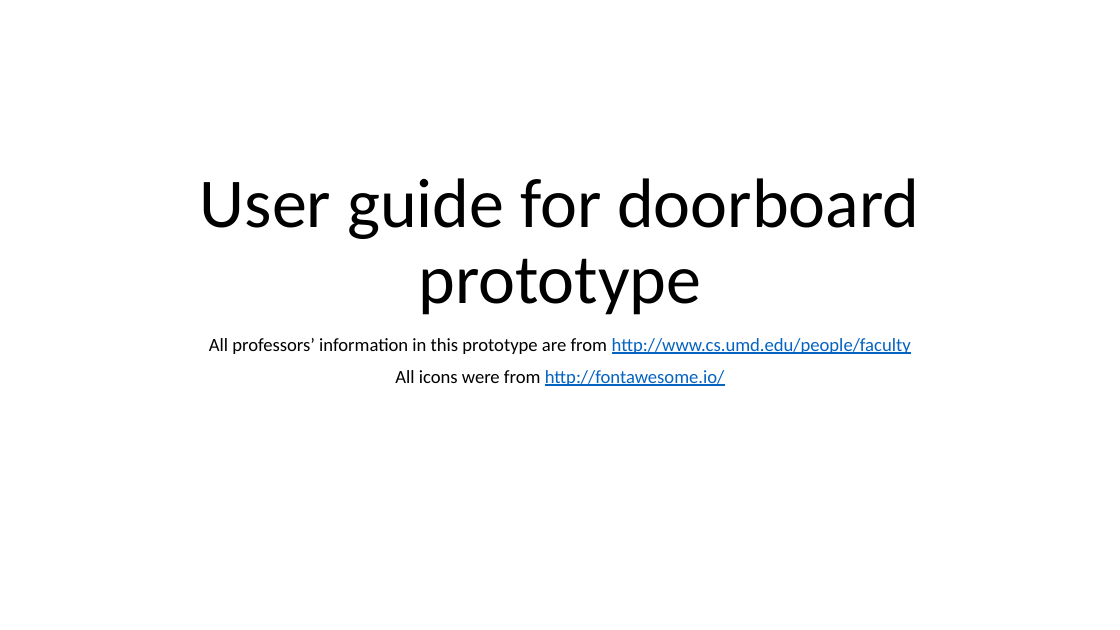
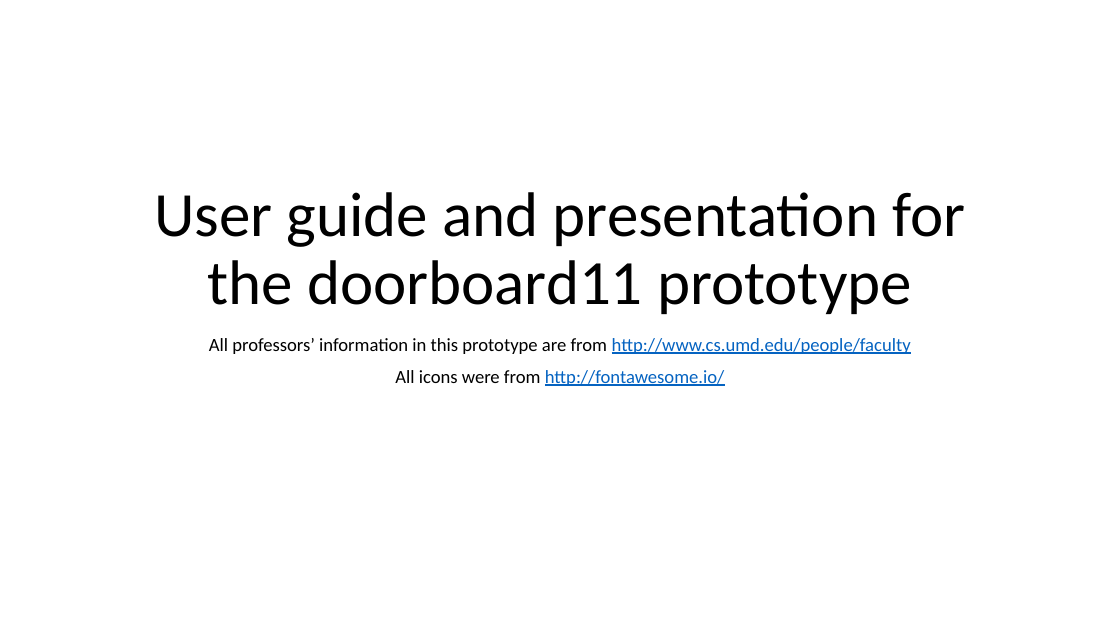
Before and after one commit to rukinosoushi/DoorBoardPrototype, a slide deck: slide 1 of user guide .pptx. Drawn at 1120x630 pixels with LibreOffice and Linux fonts; fonts in the diff are those of the drawing. Boxes give left, top, right and bottom in pixels: in the first picture for what was removed or moved away, otherwise in the second. Text is boxed around its words. In the diff, an @@ line names an element or a change of style, - is before the commit and + after.

```diff
--- a/user guide .pptx
+++ b/user guide .pptx
@@ title at <box>154,192,965,314</box>: text changed; size 60 to 54 pt @@
-User guide for doorboard prototype
+User guide and presentation for the doorboard11 prototype
```
Also in this commit, not shown: 6 other slides changed, 11 slides added, 2 slides removed.
